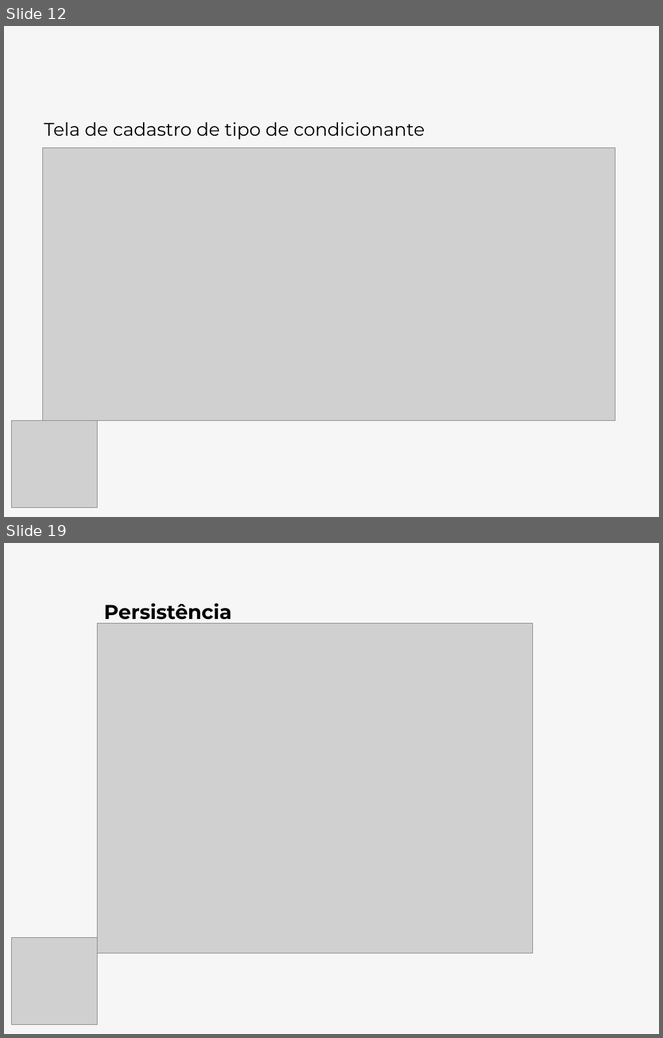
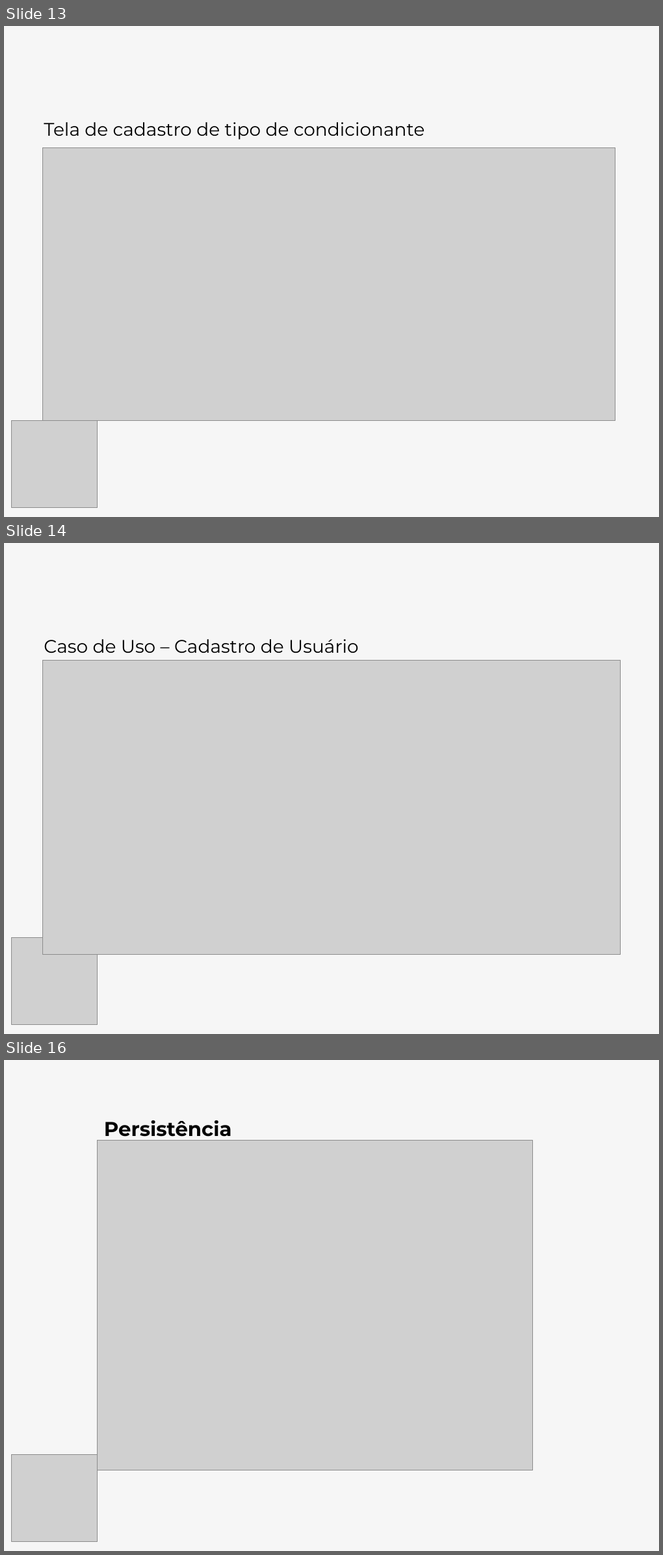
Before and after one commit to luizfernandodias/vessel-gestao-ambiental, a slide deck: apresentacao/Slides_Apresentacao_TCC.pptx. Shown one above the other, each under a label of ours: slides 12 and 19 before the commit, slides 13, 14 and 16 after it; the slides between them are not shown. The pictures are 663x1038 and 663x1555 pixels, drawn with LibreOffice and Linux fonts; fonts in the diff are those of the drawing; grey boxes stand for pictures. Boxes give left, top, right and bottom in pixels: in the first picture for what was removed or moved away, otherwise in the second. Text is boxed around its words. In the diff, an @@ line names an element or a change of style, - is before the commit and + after.

```diff
--- a/apresentacao/Slides_Apresentacao_TCC.pptx
+++ b/apresentacao/Slides_Apresentacao_TCC.pptx
@@ slide 14 added at [4,543,659,1034], background #F6F6F6 @@
@@ text added at [44,639,358,653], 20 pt, text #000000 @@
+Caso de Uso – Cadastro de Usuário
@@ picture added at [42,660,621,954] @@
@@ picture added at [12,938,98,1025] @@
@@ what was slide 12 is now slide 13 @@
@@ what was slide 19 is now slide 16 @@
```
Also in this commit, not shown: 5 slides changed, 7 other slides added, 7 other files.
